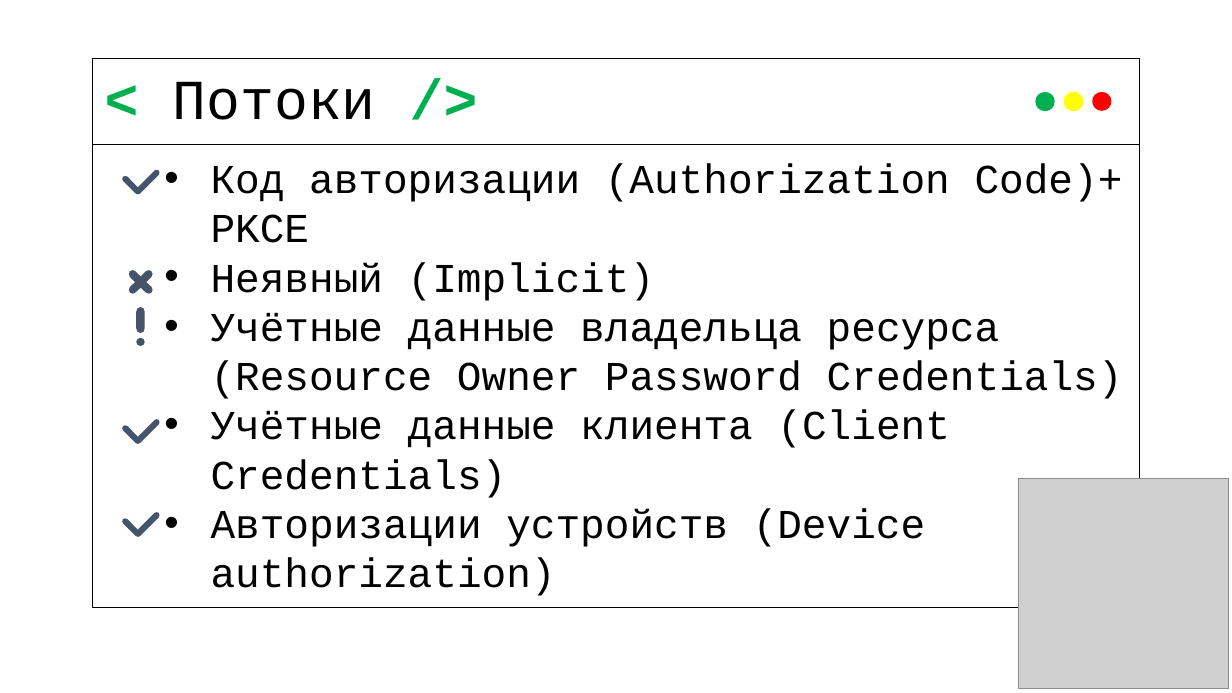
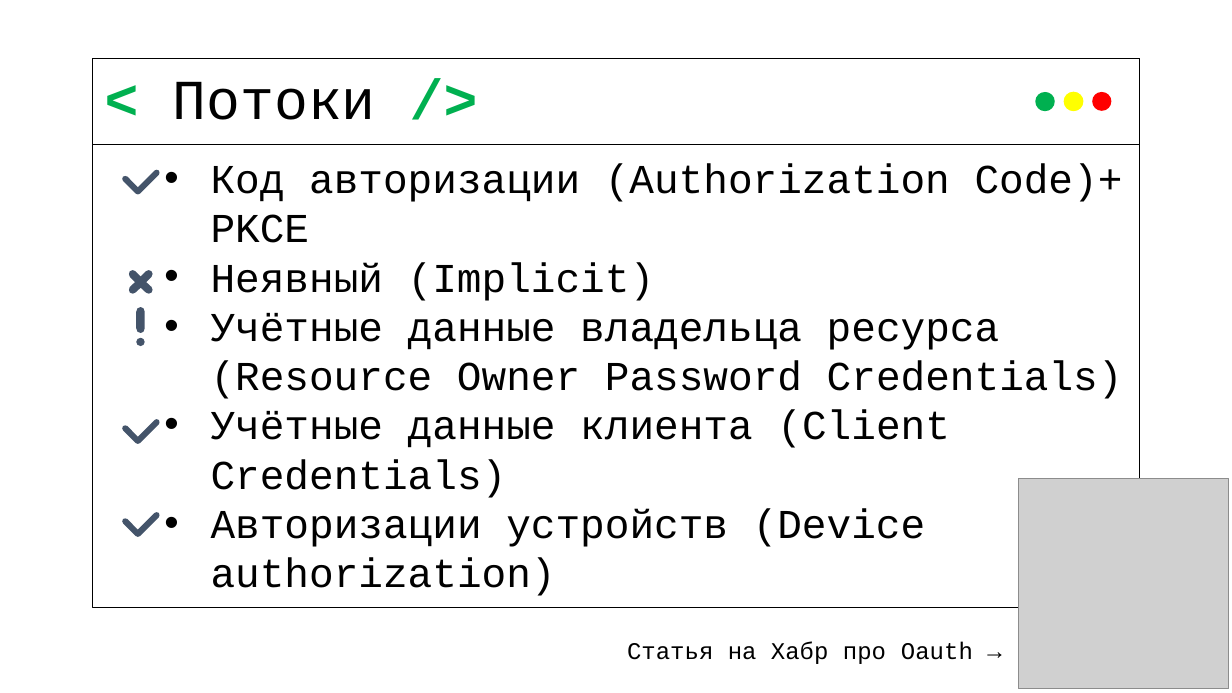
Before and after one commit to Vaynbaum/lecture-oauth, a slide deck: slide 13 of lecture.pptx. Drawn at 1232x693 pixels with LibreOffice and Linux fonts; fonts in the diff are those of the drawing; grey boxes stand for pictures. Boxes give left, top, right and bottom in pixels: in the first picture for what was removed or moved away, otherwise in the second. Text is boxed around its words. In the diff, an @@ line names an element or a change of style, - is before the commit and + after.

```diff
--- a/lecture.pptx
+++ b/lecture.pptx
@@ text added at (627,642,973,664), 14 pt, text #000000 @@
+Статья на Хабр про Oauth →
```
Also in this commit, not shown: 7 other slides changed.
